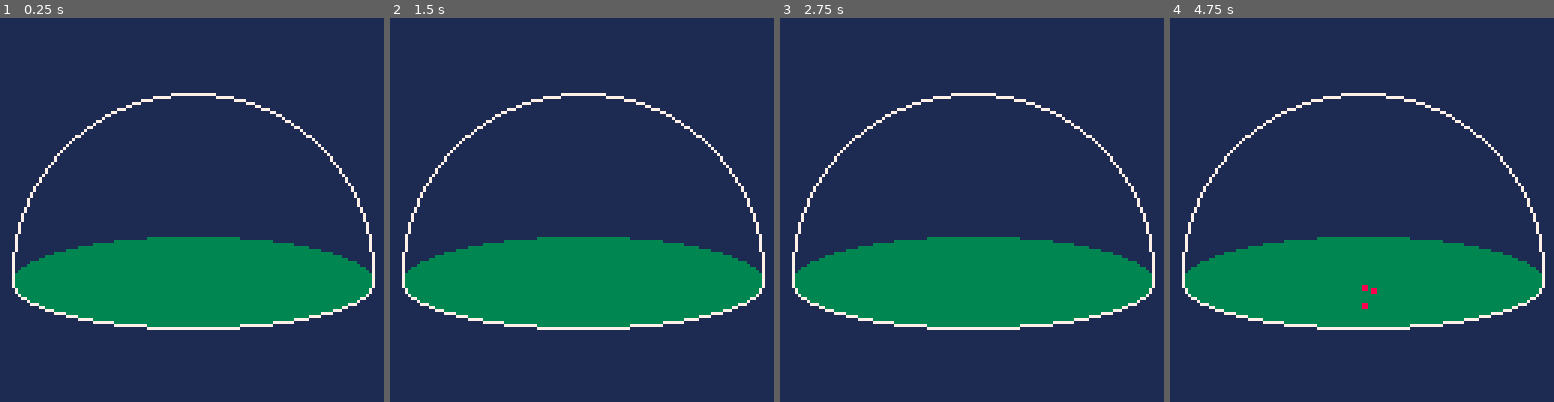
Above: before the commit, frames 1-4 (left to right).
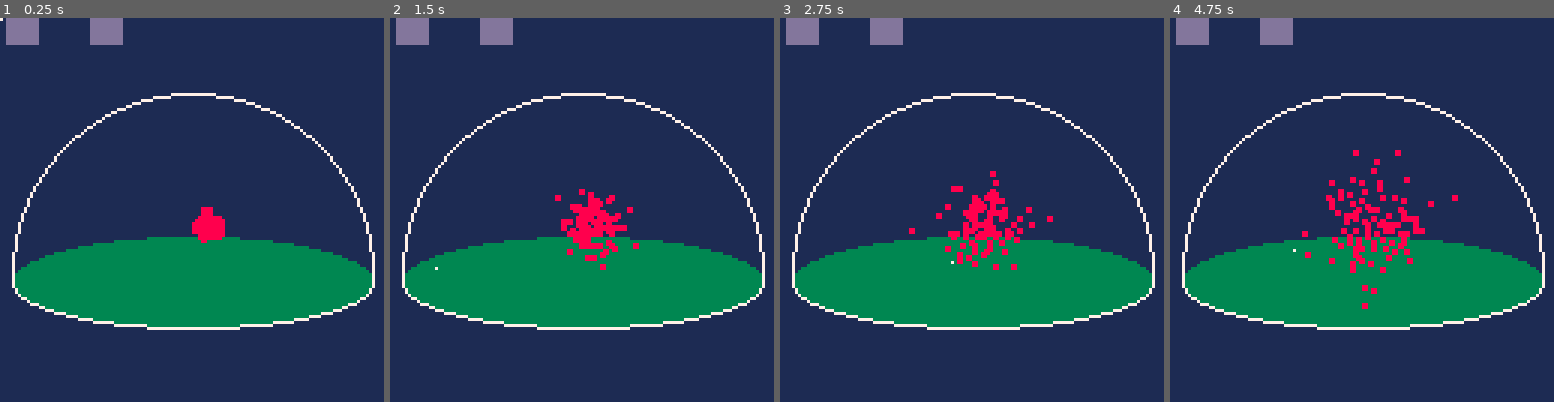
Above: after the commit, the same moments.

Repository: samuelhpratt/ggj2025
Game: PICO-8 cartridge game.p8
Same seed, same stepped clock (60 frames per second), same inputs: the game is played once before the commit and once after it.
Inputs (mouse positions are in pixels of both pictures, inside the frame that each line leads up to):
- Up to frame 1 (0.25 s): no input
- Up to frame 2 (1.5 s): click (670, 121) at 0.67 s; click (436, 267) at 1.22 s
- Up to frame 3 (2.75 s): click (887, 114) at 1.77 s; click (952, 259) at 2.32 s
- Up to frame 4 (4.75 s): click (1404, 106) at 2.87 s; click (1465, 256) at 3.42 s; click (1231, 102) at 3.97 s; click (1292, 248) at 4.52 s

The runs differ from the first frame. In frame 1, 1.8% of the frame differs, in the area x 0-59%, y 0-59%; in frame 2, 2.8%; in frame 3, 3.0%; in frame 4, 3.3%, in the area x 1-75%, y 0-67%.

Commit message:
Fixed clipping bug, added button logic

Diff:
--- a/dome.lua
+++ b/dome.lua
@@ -9,4 +9,5 @@
     ovalfill(64 - domeRadius, domeY - domeRadius / baseWidth, 64 + domeRadius, domeY + domeRadius / baseWidth, 3)
     clip(0, domeY - 1, 128, 128)
     oval(64 - domeRadius, domeY - domeRadius / baseWidth, 64 + domeRadius, domeY + domeRadius / baseWidth, 7)
+    clip()
 end
--- a/game.p8
+++ b/game.p8
@@ -6,6 +6,7 @@
 #include dome.lua
 #include people.lua
 #include ui.lua
+poke(0x5F2D, 1)  -- enable mouse
 
 __gfx__
 00000000000000000000000000000000000000000000000000070700000000000000000000000000000000000000000000000000000000000000000000000000
--- a/main.lua
+++ b/main.lua
@@ -5,10 +5,16 @@
     cls(1)
     drawDome()
     drawPeople()
-    drawDialogue()
+    drawUI()
+    pset(mouseX, mouseY, 7)
 end
 
 function _update()
+    mouseX, mouseY = stat(32), stat(33)
+    mouseDown = not mouseHeld and stat(34) > 0 -- true on the first frame the mouse is pressed
+    mouseUp = mouseHeld and stat(34) == 0 -- true on the first frame the mouse is pressed
+    mouseHeld = stat(34) > 0 -- true if the mouse button is held
+
     updatePeople()
-    updateDialogue()
+    updateUI()
 end
--- a/ui.lua
+++ b/ui.lua
@@ -3,6 +3,20 @@
 dialogueHeight = nil
 dialoguePosition = 0 -- 0 is offscreen, up to whatever height the text is
 lineHeight = 6
+pressedButton = nil
+
+buttons = {
+    {
+        x = 2, y = 0, w = 10, h = 8, onClick = function()
+            showNewDialogue("button 1 pressed!")
+        end
+    },
+    {
+        x = 30, y = 0, w = 10, h = 8, onClick = function()
+            showNewDialogue("button 2 pressed!")
+        end
+    }
+}
 
 function drawDialogue()
     rectfill(0, 128 - dialoguePosition, 128, 128, 6)
@@ -35,5 +49,50 @@
     if line2 then
         add(dialogue, line2)
     end
-    dialogueVisibleTimer = 60
+    dialoguePosition = 0
+    dialogueVisibleTimer = 40
 end
+
+function drawButtons()
+    for button in all(buttons) do
+        local isHovering = mouseX >= button.x and mouseY >= button.y and mouseX <= button.x + button.w and mouseY <= button.y + button.h
+        local isPressed = button == pressedButton
+        local color = 13
+        if isHovering then
+            color = 6
+        end
+        if isPressed then
+            color = 5
+        end
+        rectfill(button.x, button.y, button.x + button.w, button.y + button.h, color)
+    end
+end
+
+function updateButtons()
+    -- check for mouse click interactions
+    for button in all(buttons) do
+        local isSelected = mouseX >= button.x and mouseY >= button.y and mouseX <= button.x + button.w and mouseY <= button.y + button.h
+
+        if mouseDown and isSelected then
+            pressedButton = button
+        end
+
+        if mouseUp and isSelected and pressedButton == button then
+            button.onClick()
+        end
+    end
+
+    if mouseUp then
+        pressedButton = nil
+    end
+end
+
+function updateUI()
+    updateDialogue()
+    updateButtons()
+end
+
+function drawUI()
+    drawDialogue()
+    drawButtons()
+end
